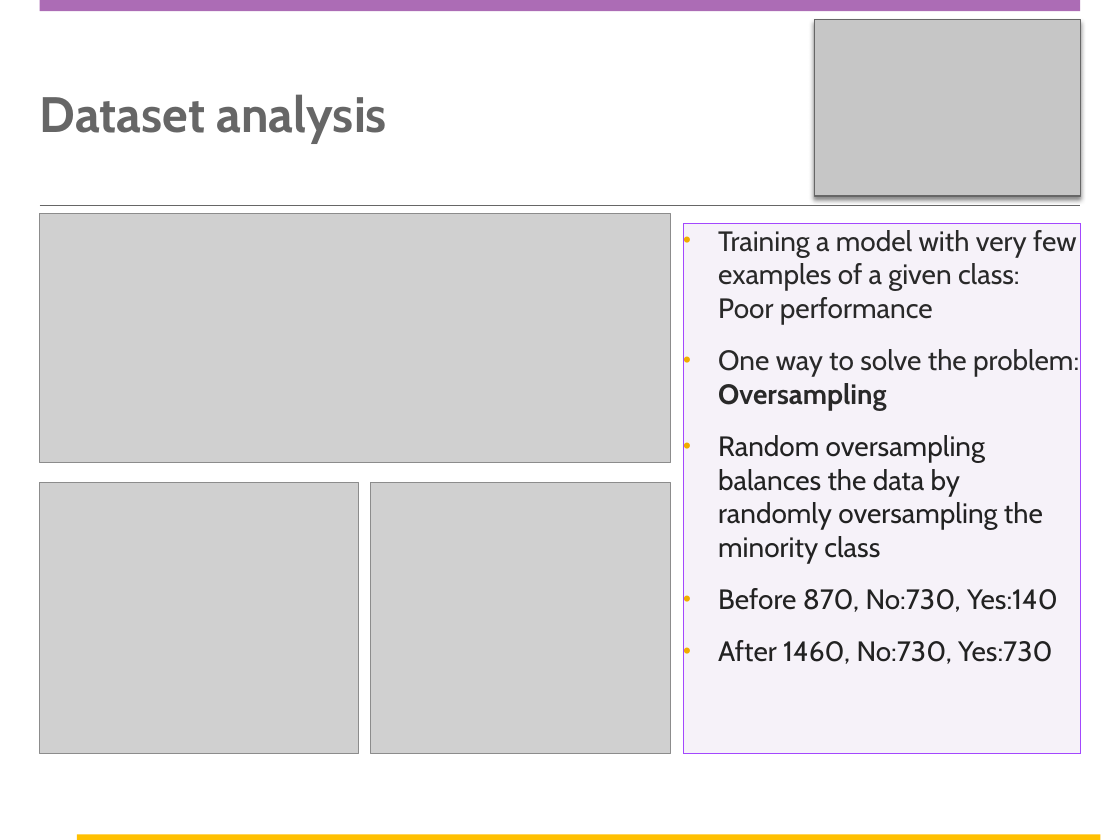
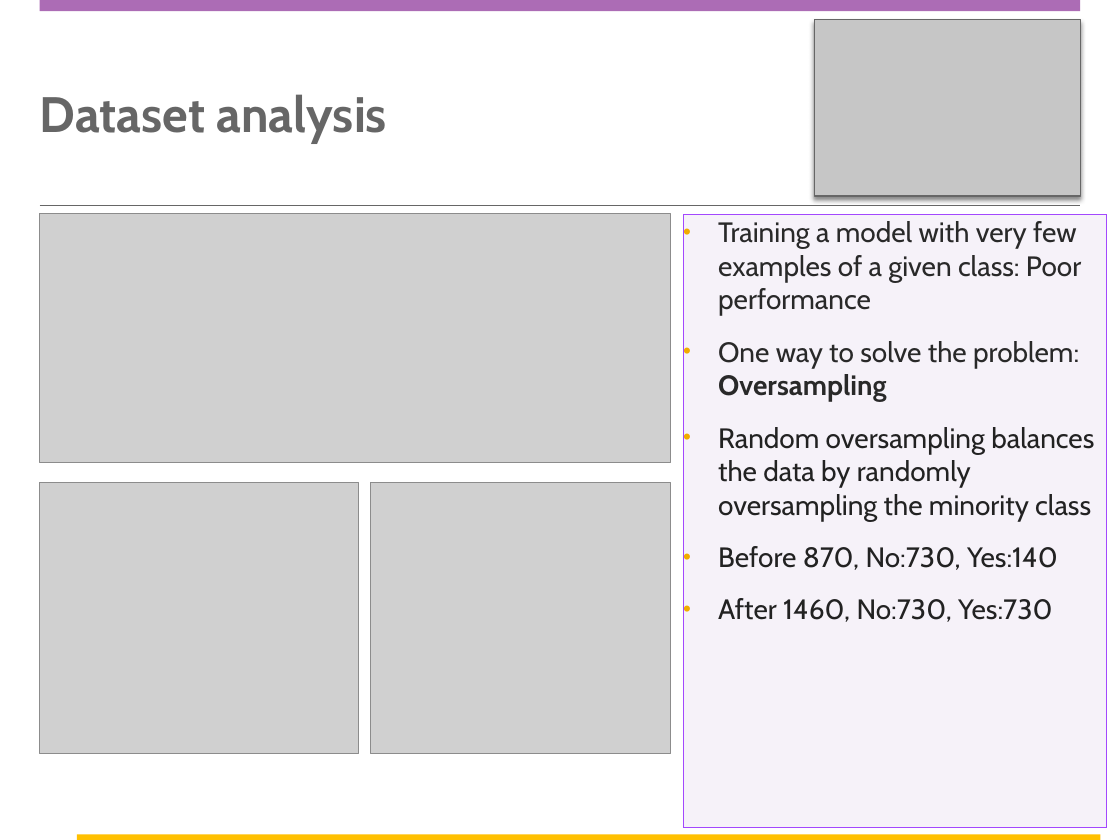
Before and after one commit to carlosAtestevez/CaseStudy2DDS, a slide deck: slide 5 of DDSAnalytics Presentation.pptx. Drawn at 1120x840 pixels with LibreOffice and Linux fonts; fonts in the diff are those of the drawing; grey boxes stand for pictures; background and template pictures are left out. Boxes give left, top, right and bottom in pixels: in the first picture for what was removed or moved away, otherwise in the second. Text is boxed around its words. In the diff, an @@ line names an element or a change of style, - is before the commit and + after.

```diff
--- a/DDSAnalytics Presentation.pptx
+++ b/DDSAnalytics Presentation.pptx
@@ text "Training a model with very ...": place and size @@
-text "Training a model with very ..." at [683,223,1080,754]
+text "Training a model with very ..." at [683,215,1107,828]
```
Also in this commit, not shown: 10 other slides changed, 6 slides added, 6 other files.
